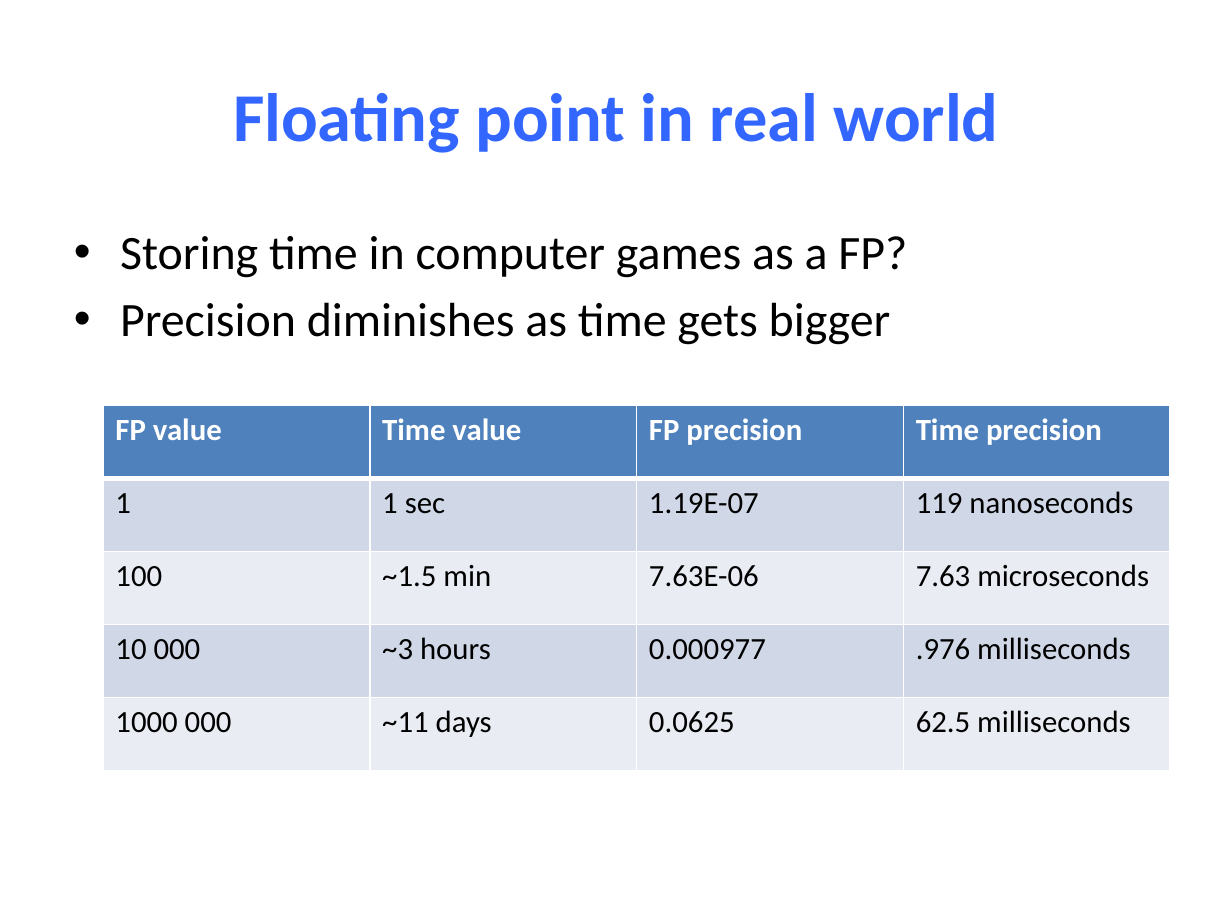
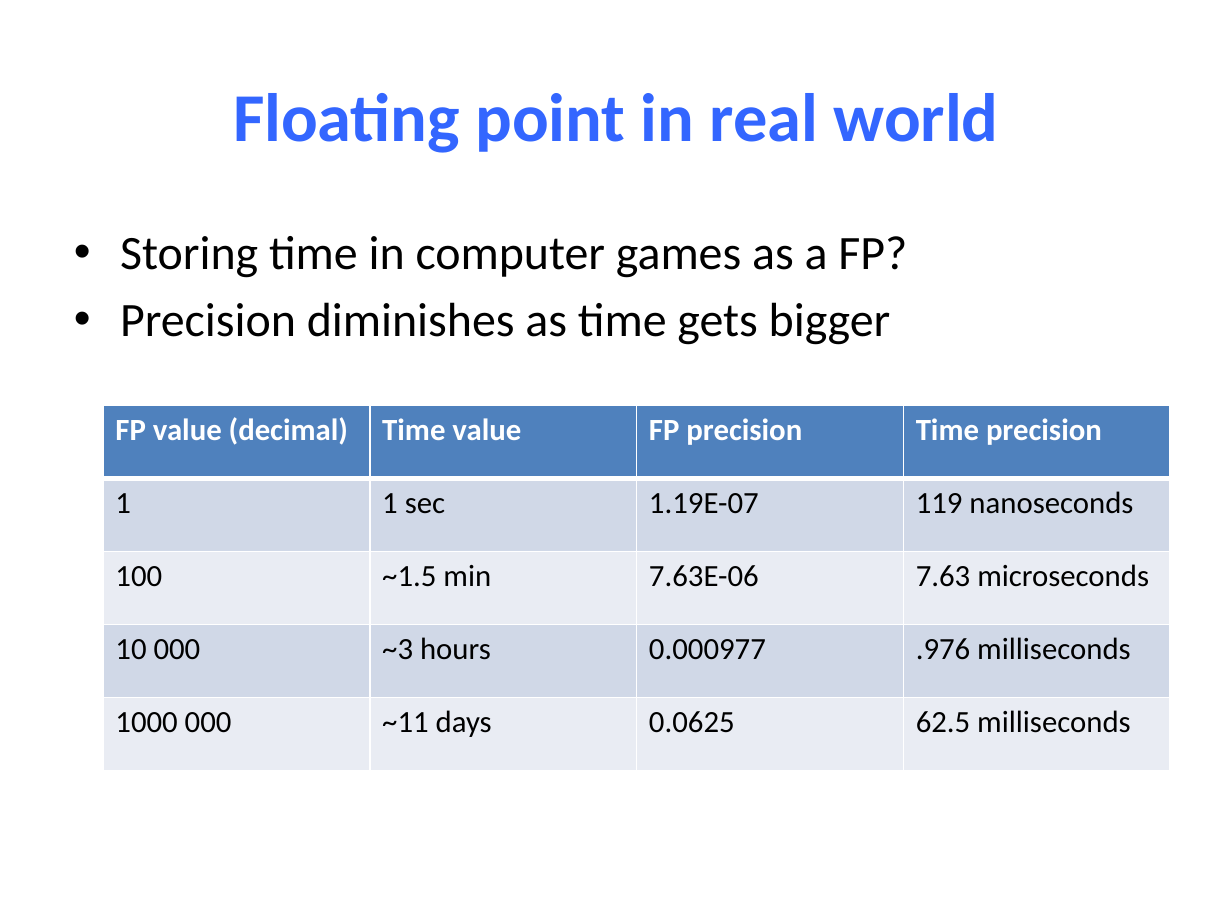
Before and after one commit to NYU-CSO/nyu-cso.github.io, a slide deck: slide 44 of notes/03-floats.pptx (slide 45 before the commit). Drawn at 1232x924 pixels with LibreOffice and Linux fonts; fonts in the diff are those of the drawing. Boxes give left, top, right and bottom in pixels: in the first picture for what was removed or moved away, otherwise in the second. Text is boxed around its words. In the diff, an @@ line names an element or a change of style, - is before the commit and + after.

```diff
--- a/notes/03-floats.pptx
+++ b/notes/03-floats.pptx
@@ table at bbox=[103, 405, 1173, 770] @@
-row 1, column 1: FP value
+row 1, column 1: FP value (decimal)
```
Also in this commit, not shown: 15 other slides changed, 1 slide added, 2 slides removed.
